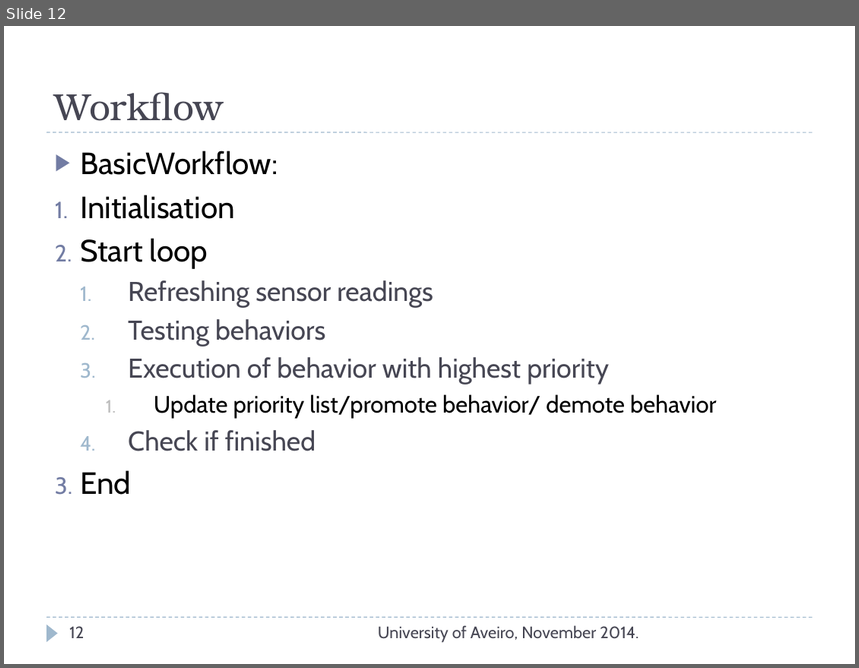
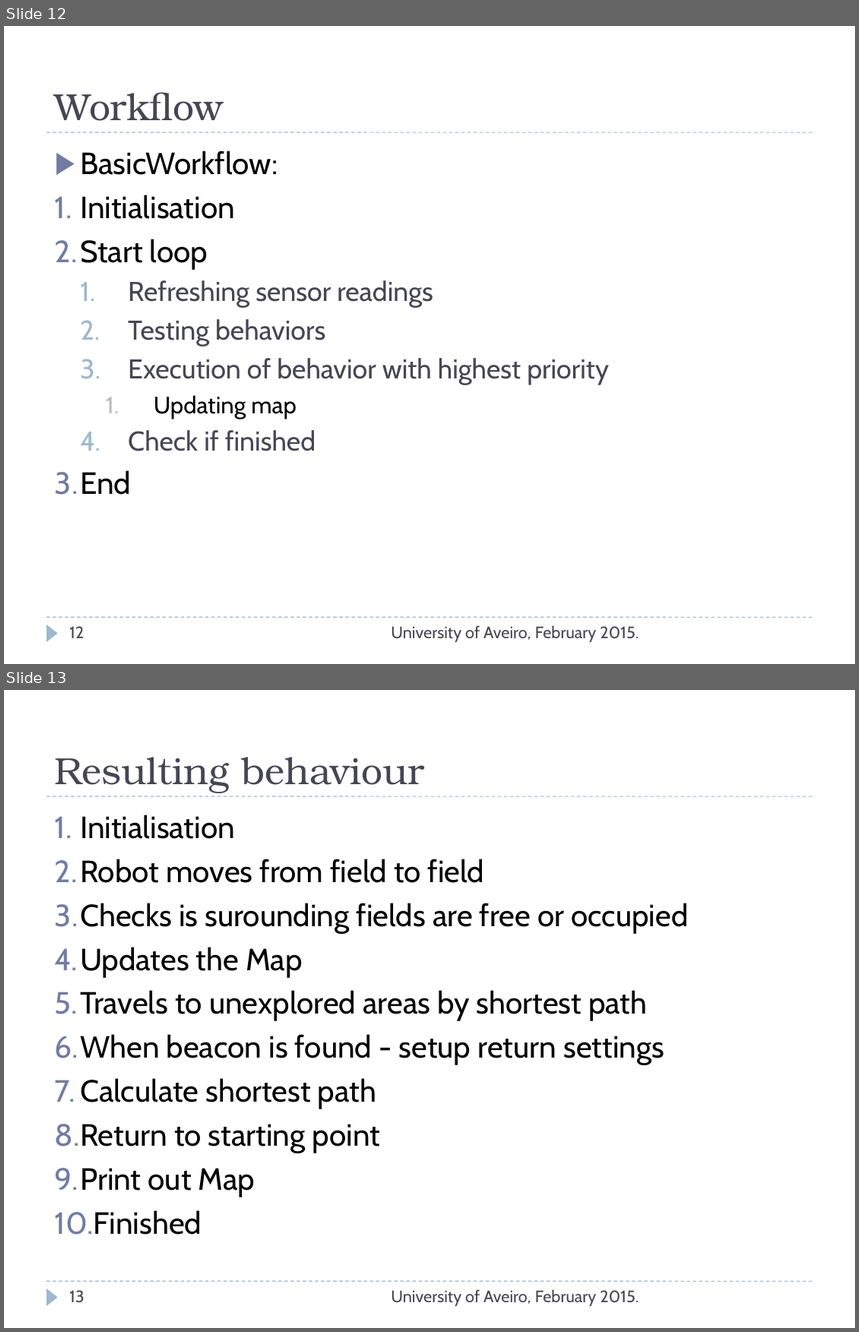
Before and after one commit to TravellerVS/RoboticAgent, a slide deck: Project2/Documentation/Prezentacija.ppt. Shown one above the other, each under a label of ours: slide 12 before the commit, slides 12 and 13 after it. The pictures are 859x668 and 859x1332 pixels, drawn with LibreOffice and Linux fonts; fonts in the diff are those of the drawing. Boxes give left, top, right and bottom in pixels: in the first picture for what was removed or moved away, otherwise in the second. Text is boxed around its words. In the diff, an @@ line names an element or a change of style, - is before the commit and + after.

```diff
--- a/Project2/Documentation/Prezentacija.ppt
+++ b/Project2/Documentation/Prezentacija.ppt
@@ slide 13 added at (4, 690, 855, 1328), background #FFFFFF; not listed: 3 template elements that a slide beside it also shows @@
@@ text added at (55, 757, 424, 793), 32 pt, text #464653 @@
+Resulting behaviour
@@ text added at (55, 815, 689, 1235), 26 pt, text #000000 @@
+1. Initialisation
+2. Robot moves from field to field
+3. Checks is surounding fields are free or occupied
+4. Updates the Map
+5. Travels to unexplored areas by shortest path
+6. When beacon is found - setup return settings
+7. Calculate shortest path
+8. Return to starting point
+9. Print out Map
+10. Finished
@@ page number added at (69, 1290, 85, 1303), 14 pt, text #464653 @@
+13
@@ text added at (391, 1290, 639, 1306), 14 pt, text #464653 @@
+University of Aveiro, February 2015.
@@ slide 12 changed as well @@
@@ text at (154, 395, 297, 419): text changed @@
-    1. Update priority list/promote behavior/ demote behavior
+    1. Updating map
@@ text at (391, 626, 639, 642): text changed @@
-University of Aveiro, November 2014.
+University of Aveiro, February 2015.
```
Also in this commit, not shown: 5 other slides changed, 8 other slides added, 7 slides removed, 1 other file.
